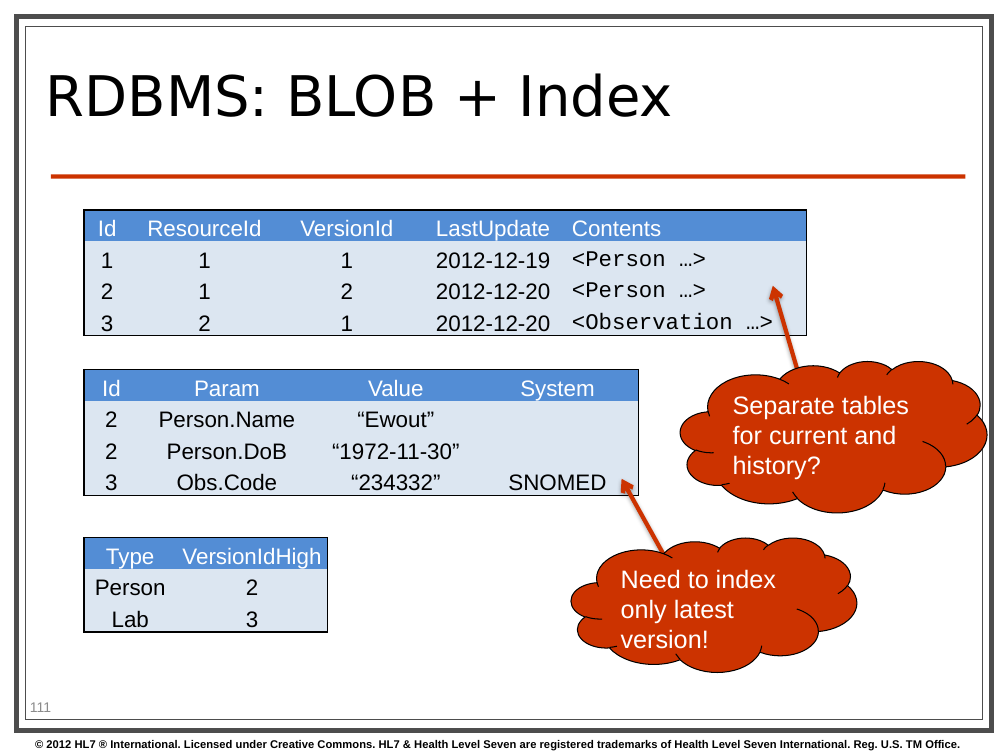
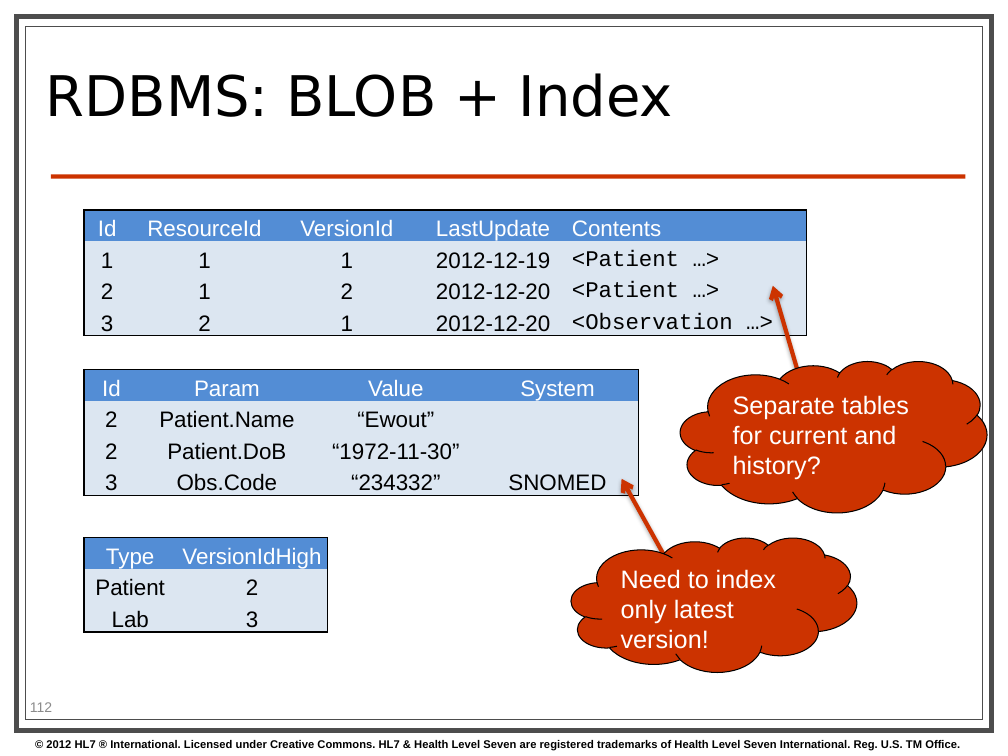
Before and after one commit to vista-novo/fhir, a slide deck: slide 112 of presentations/2013-05 Tutorials/201305 - Atlanta - FhirForDevelopersWGMTutorial.pptx (slide 111 before the commit). Drawn at 1008x756 pixels with LibreOffice and Linux fonts; fonts in the diff are those of the drawing; background and template pictures are left out. Boxes give left, top, right and bottom in pixels: in the first picture for what was removed or moved away, otherwise in the second. Text is boxed around its words. In the diff, an @@ line names an element or a change of style, - is before the commit and + after.

```diff
--- a/presentations/2013-05 Tutorials/201305 - Atlanta - FhirForDevelopersWGMTutorial.pptx
+++ b/presentations/2013-05 Tutorials/201305 - Atlanta - FhirForDevelopersWGMTutorial.pptx
@@ table at [84,210,805,340] @@
-row 2, column 5: <Person …>
+row 2, column 5: <Patient …>
-row 3, column 5: <Person …>
+row 3, column 5: <Patient …>
@@ table at [84,370,637,496] @@
-row 2, column 2: Person.Name
+row 2, column 2: Patient.Name
-row 3, column 2: Person.DoB
+row 3, column 2: Patient.DoB
@@ table at [84,537,328,636] @@
-row 2, column 1: Person
+row 2, column 1: Patient
@@ page number at [30,702,52,712]: text changed @@
-111
+112
```
Also in this commit, not shown: 14 other slides changed, 4 slides added, 1 slide removed.
